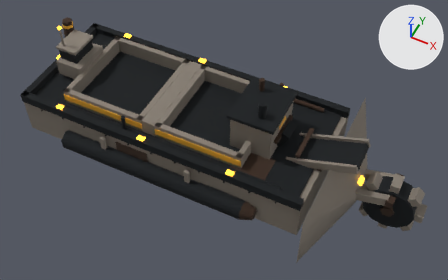
The glTF model docs/concept-art/models/harvester-bathyarch.glb as it was, and as the next commit left it.
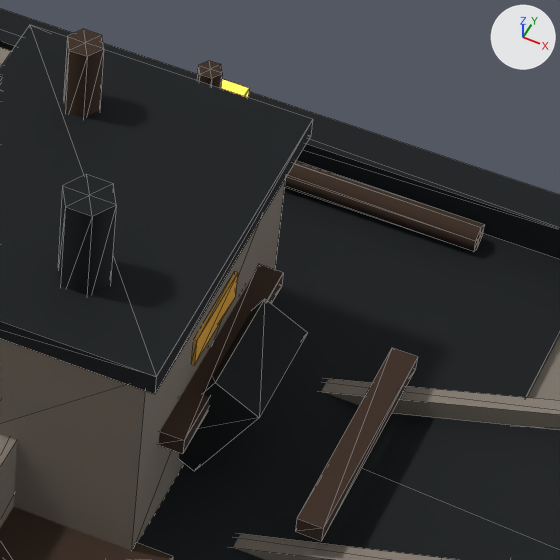
The first picture shows the older version from a 50 mm camera at (34.3, -70.2, 86.5) aimed at (0.5, -2.5, 2.0). The close-ups show the older and then the newer version on the part from 56% to 75% of the width and 26% to 58% of the height of that picture. Only the edits that show in the close-ups are written down. Every picture has the same lights, and +X, +Y and +Z are marked at upper right. The close-ups show mesh edges as thin lines. Where no turn or scale is listed for an object, it has been applied to the vertices.

Objects in the first close-up: 'conveyor_rail_p', 'conveyor_ramp', 'conveyor_rib_2', 'conveyor_rib_3', 'crusher_chute', 'crusher_house', 'crusher_roof', 'crusher_vent_b', 'deck_plate', 'gunwale_p', 'patch_deck', 'pipe_p' and 8 more.
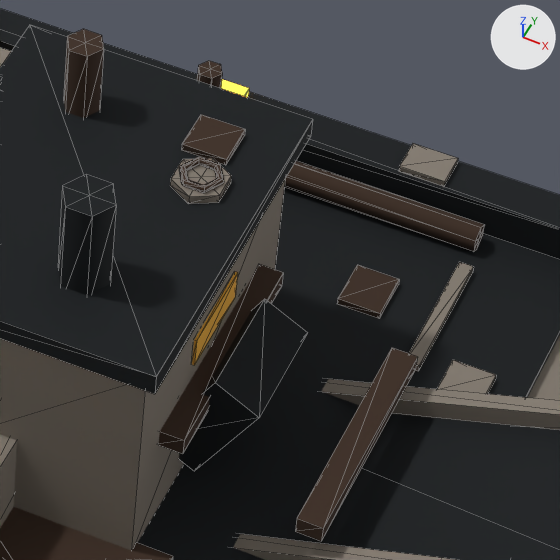
Where the change shows, as pixel boxes (x1, y1, x2, y2) in the close-ups (560 x 560 px):
'patch_fwd_3', added (brown): after (337, 265, 399, 319)
'patch_roof_2', added (brown): after (181, 115, 245, 165)
'seam_fwd_0', added: after (409, 262, 473, 371)
'patch_gw_p4', added: after (399, 143, 458, 187)
'hatch_crusher', added: after (170, 158, 231, 204)
'patch_fwd_4', added: after (437, 360, 496, 394)
'hatch_crusher_wheel', added: after (179, 157, 224, 193)

Patch to the scene script:
```diff
--- a/docs/concept-art/models/harvester-bathyarch.glb.py
+++ b/docs/concept-art/models/harvester-bathyarch.glb.py
@@ me_mesh_112 @@
+me_mesh_112.from_pydata(...)  # a box spanning x -0.651..0.651, y -0.651..0.651, z -0.109..0.109
+me_mesh_112.materials.append(mat_oxide_rust)  # brown #3d2b1f
@@ me_mesh_110 @@
+me_mesh_110.from_pydata(...)  # 49 vertices, 72 faces; spans x -0.651..0.651, y -0.564..0.564, z -0.094..0.094
+me_mesh_110.materials.append(mat_oxide_rust)  # brown #3d2b1f
@@ me_mesh_109 @@
+me_mesh_109.from_pydata(...)  # 16 vertices, 24 faces; spans x -0.7..0.7, y -0.81..0.81, z -0.14..0.14
+me_mesh_109.materials.append(mat_iron_grey)  # grey #8c8378
@@ me_mesh_105 @@
+me_mesh_105.from_pydata(...)  # a box spanning x -0.22..0.22, y -2.17..2.17, z -0.12..0.12
+me_mesh_105.materials.append(mat_iron_grey)  # grey #8c8378
@@ me_mesh_103 @@
+me_mesh_103.from_pydata(...)  # a box spanning x -0.651..0.651, y -0.651..0.651, z -0.109..0.109
+me_mesh_103.materials.append(mat_iron_grey)  # grey #8c8378
@@ me_mesh_102 @@
+me_mesh_102.from_pydata(...)  # a box spanning x -0.65..0.65, y -0.76..0.76, z -0.11..0.11
+me_mesh_102.materials.append(mat_oxide_rust)  # brown #3d2b1f
@@ me_mesh_81 @@
+me_mesh_81.from_pydata(...)  # a box spanning x -0.705..0.705, y -0.543..0.543, z -0.109..0.109
+me_mesh_81.materials.append(mat_iron_grey)  # grey #8c8378
@@ ob_patch_roof_2 @@
+ob_patch_roof_2 = bpy.data.objects.new('patch_roof_2', me_mesh_112)
+ob_patch_roof_2.location = (8.8, 3.26, 11.94)
@@ ob_hatch_crusher_wheel @@
+ob_hatch_crusher_wheel = bpy.data.objects.new('hatch_crusher_wheel', me_mesh_110)
+ob_hatch_crusher_wheel.location = (9.12, 1.63, 12.19)
@@ ob_hatch_crusher @@
+ob_hatch_crusher = bpy.data.objects.new('hatch_crusher', me_mesh_109)
+ob_hatch_crusher.location = (9.12, 1.63, 11.96)
@@ ob_seam_fwd_0 @@
+ob_seam_fwd_0 = bpy.data.objects.new('seam_fwd_0', me_mesh_105)
+ob_seam_fwd_0.location = (14.76, 7.05, 4.24)
@@ ob_patch_fwd_4 @@
+ob_patch_fwd_4 = bpy.data.objects.new('patch_fwd_4', me_mesh_103)
+ob_patch_fwd_4.location = (16.39, 4.88, 4.23)
@@ ob_patch_fwd_3 @@
+ob_patch_fwd_3 = bpy.data.objects.new('patch_fwd_3', me_mesh_102)
+ob_patch_fwd_3.location = (12.59, 7.05, 4.23)
@@ ob_patch_gw_p4 @@
+ob_patch_gw_p4 = bpy.data.objects.new('patch_gw_p4', me_mesh_81)
+ob_patch_gw_p4.location = (12.59, 11.5, 5.43)
```
